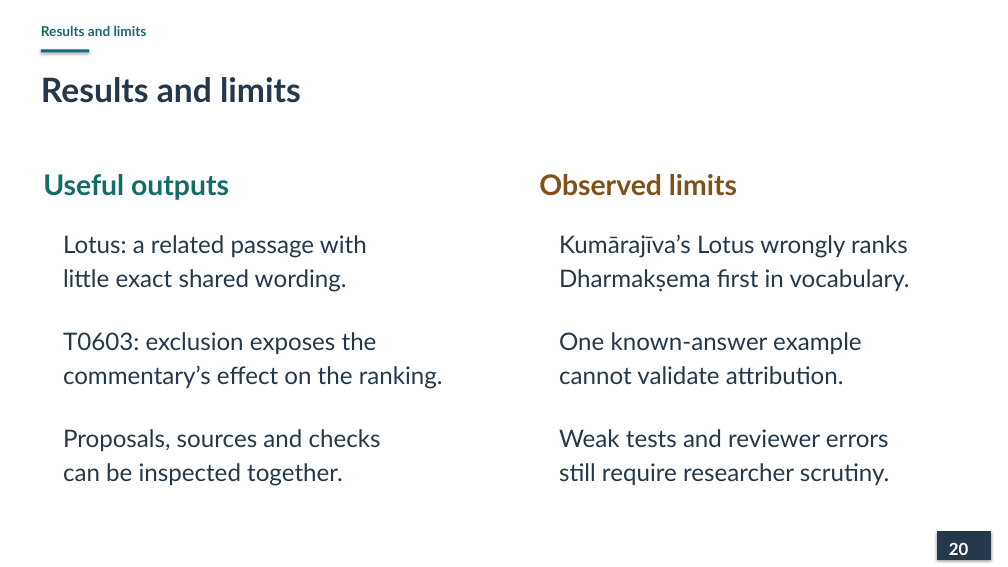
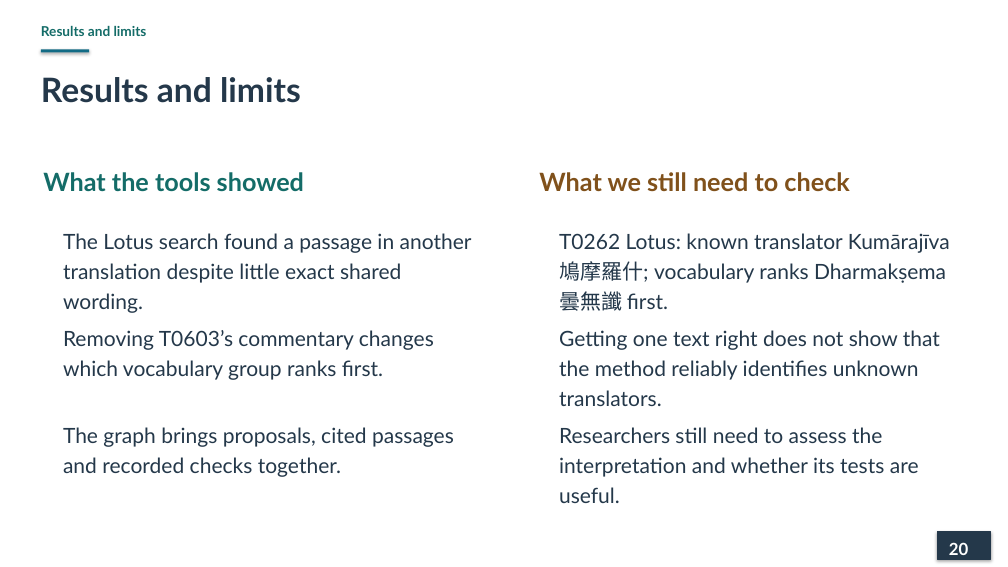
Before and after one commit to lopentu/cohort, a slide deck: slide 20 of docs/presentation/cohort-pnc-2026-main.pptx. Drawn at 1008x567 pixels with LibreOffice and Linux fonts; fonts in the diff are those of the drawing. Boxes give left, top, right and bottom in pixels: in the first picture for what was removed or moved away, otherwise in the second. Text is boxed around its words. In the diff, an @@ line names an element or a change of style, - is before the commit and + after.

Commit message:
Clarify observed limits and add closing thank-you slide

```diff
--- a/docs/presentation/cohort-pnc-2026-main.pptx
+++ b/docs/presentation/cohort-pnc-2026-main.pptx
@@ text at [43,172,304,192]: text changed; size 27 to 24 pt @@
-Useful outputs
+What the tools showed
@@ text at [539,172,849,192]: text changed; size 27 to 24 pt @@
-Observed limits
+What we still need to check
@@ text at [63,233,472,313]: text changed; size 23 to 20 pt @@
-Lotus: a related passage with
-little exact shared wording.
+The Lotus search found a passage in another translation despite little exact shared wording.
@@ text at [559,233,950,311]: text changed; size 23 to 20 pt @@
-Kumārajīva’s Lotus wrongly ranks
-Dharmakṣema first in vocabulary.
+T0262 Lotus: known translator Kumārajīva 鳩摩羅什; vocabulary ranks Dharmakṣema 曇無讖 first.
@@ text at [63,330,434,380]: text changed; size 23 to 20 pt @@
-T0603: exclusion exposes the
-commentary’s effect on the ranking.
+Removing T0603’s commentary changes which vocabulary group ranks first.
@@ text at [559,330,940,406]: text changed; size 23 to 20 pt @@
-One known-answer example
-cannot validate attribution.
+Getting one text right does not show that the method reliably identifies unknown translators.
@@ text at [63,427,454,477]: text changed; size 23 to 20 pt @@
-Proposals, sources and checks
-can be inspected together.
+The graph brings proposals, cited passages and recorded checks together.
@@ text at [559,427,919,503]: text changed; size 23 to 20 pt @@
-Weak tests and reviewer errors
-still require researcher scrutiny.
+Researchers still need to assess the interpretation and whether its tests are useful.
```
Also in this commit, not shown: 1 slide added.
